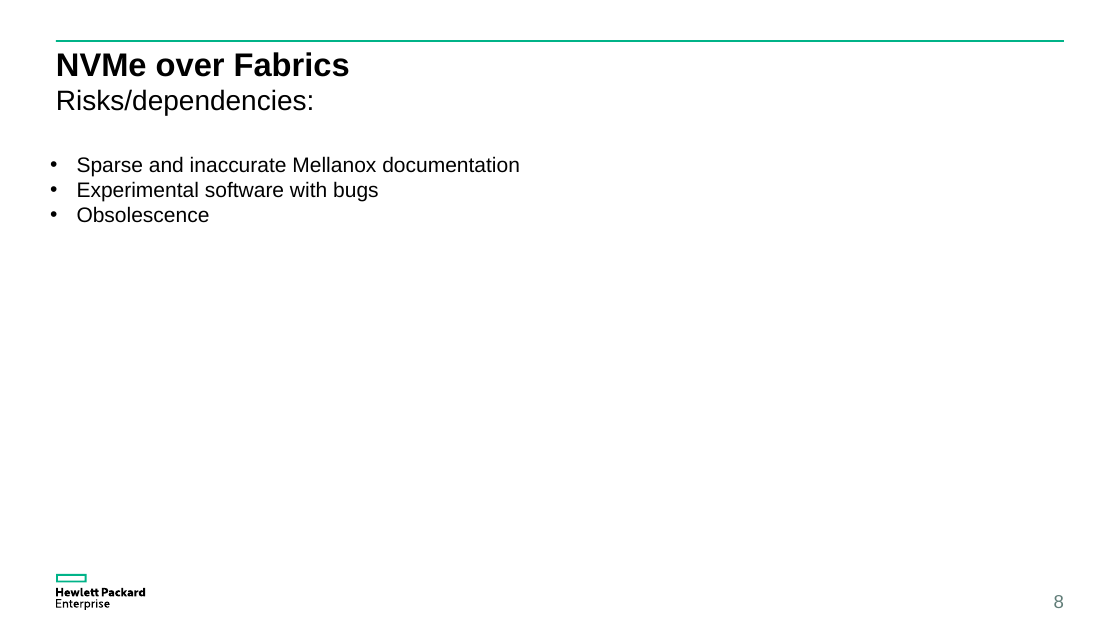
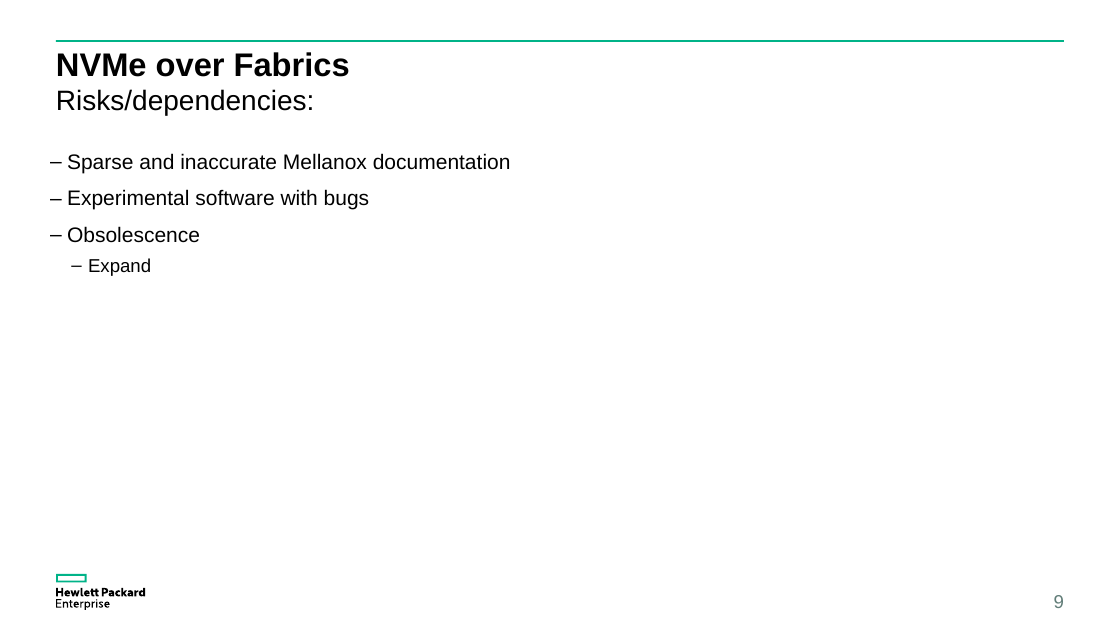
Before and after one commit to coy-humphrey/nvme-hpe, a slide deck: slide 9 of deliverables/HPE Presentation.pptx (slide 8 before the commit). Drawn at 1120x630 pixels with LibreOffice and Linux fonts; fonts in the diff are those of the drawing. Boxes give left, top, right and bottom in pixels: in the first picture for what was removed or moved away, otherwise in the second. Text is boxed around its words. In the diff, an @@ line names an element or a change of style, - is before the commit and + after.

```diff
--- a/deliverables/HPE Presentation.pptx
+++ b/deliverables/HPE Presentation.pptx
@@ text at (67,153,511,243): bullet • to –; line spacing 1 to 0.9; more space between paragraphs @@
@@ text at (88,258,151,276): paragraph added @@
+  – Expand
@@ page number at (1054,595,1064,608): text changed @@
-8
+9
```
Also in this commit, not shown: 6 other slides changed, 2 slides added, 1 slide removed.
